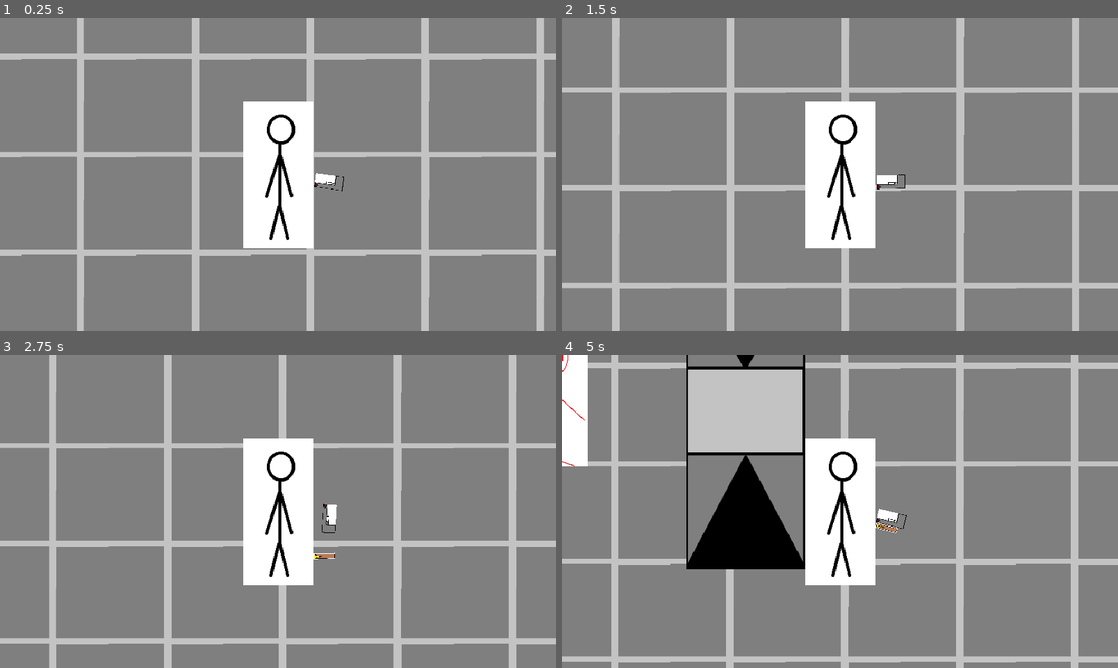
Above: before the commit, frames 1-4 (two rows, left to right).
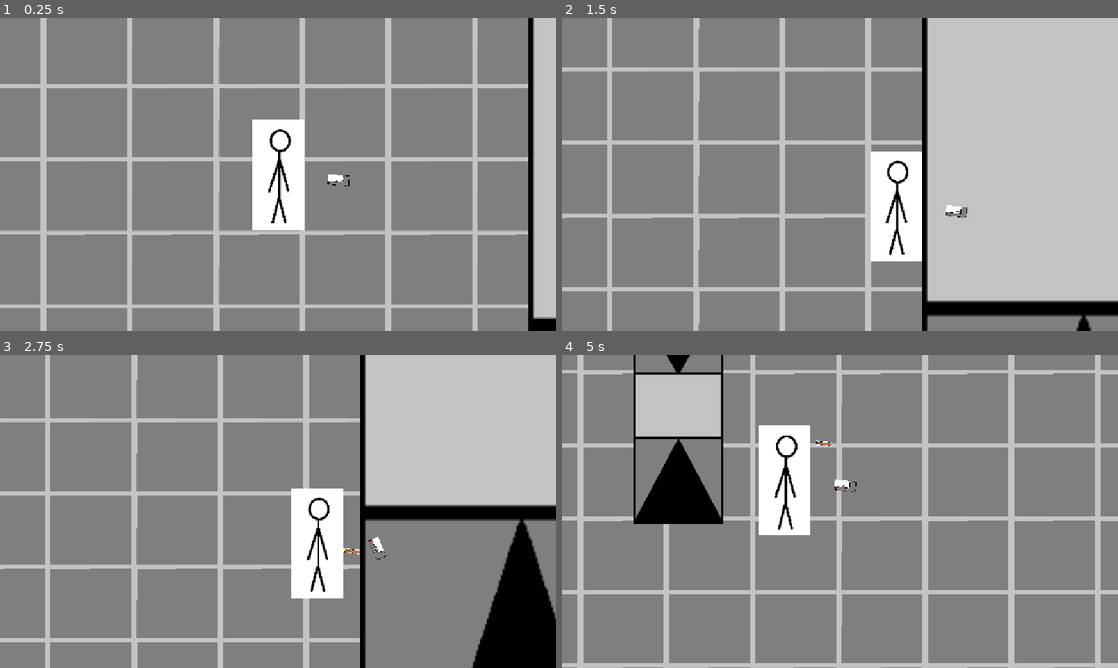
Above: after the commit, the same moments.

Repository: Operr-Omucc/bizo
Game: Godot game, scene res://mundo.tscn
The game is run twice, just before and just after one commit, with the same random seed, the same clock (stepped at 60 frames per second) and the same inputs.
Inputs (mouse positions are in pixels of both pictures, inside the frame that each line leads up to):
- Up to frame 1 (0.25 s): no input
- Up to frame 2 (1.5 s): tap Enter at 0.5 s; move the mouse to (962, 158) at 0.52 s; hold D (Derecha) 0.53-1.28 s; click (962, 158) at 0.6 s; tap Shift (Dash, bound only after the commit) at 0.8, 1.35 s; move the mouse to (728, 190) at 1.27 s; hold S (Abajo) from 1.28 s (still down)
- Up to frame 3 (2.75 s): click (166, 527) at 1.55 s; move the mouse to (333, 442) at 2.02 s; release S (Abajo) at 2.03 s; hold D (Derecha) from 2.03 s (still down); click (333, 442) at 2.1 s; tap Shift (Dash, bound only after the commit) at 2.3 s
- Up to frame 4 (5 s): move the mouse to (812, 574) at 2.77 s; release D (Derecha) at 2.78 s; hold W (Arriba) 2.78-3.53 s; tap Shift (Dash, bound only after the commit) at 2.85, 3.8, 4.35 s; click (812, 574) at 3.05 s; move the mouse to (1006, 558) at 3.52 s; hold A (Izquierda) from 3.53 s (still down); click (1006, 558) at 3.6 s; move the mouse to (673, 464) at 4.27 s; click (673, 464) at 4.55 s

The runs differ from the first frame. In frame 1, 25% of the frame differs, in the area x 0-100%, y 0-100%; in frame 2, 50%; in frame 3, 40%; in frame 4, 41%.

Commit message:
Agrege codigo para dash, muerte de enemigo, etc, revisar comentarios

Diff:
--- a/Escenas/personaje.tscn
+++ b/Escenas/personaje.tscn
@@ -16,3 +16,6 @@
 shape = SubResource("RectangleShape2D_0a5x8")
 
 [node name="Camera2D" type="Camera2D" parent="."]
+scale = Vector2(0.996948, 0.990783)
+drag_horizontal_enabled = true
+drag_vertical_enabled = true
--- a/Scripts/bala.gd
+++ b/Scripts/bala.gd
@@ -4,9 +4,14 @@
 var dir:float
 var speed=2000
 
+#funcion que consigue la posicion y rotacion global + destruye bala si existio por 3 segundos
 func _ready():
 	global_position=pos
 	global_rotation=rota
-func _physics_process(delta):
+	await get_tree().create_timer(3.0).timeout
+	queue_free()
+
+	#funcion que ajusta la velocidad de la bala teniendo en cuenta su rotacion (_physics_process se ejecuta cada frame)
+func _physics_process(_delta):
 	velocity=Vector2(speed,0).rotated(dir)
 	move_and_slide()
--- a/Scripts/enemigo.gd
+++ b/Scripts/enemigo.gd
@@ -1,5 +1,9 @@
 extends CharacterBody2D
 
+#Funcion para eliminar personaje + deteccion de colision con bala
 func _on_area_2d_body_entered(body):
 	if body.name=="Personaje":
 		body.queue_free()
+	elif body.is_in_group("bala"):
+		queue_free()
+		body.queue_free()
--- a/Scripts/personaje.gd
+++ b/Scripts/personaje.gd
@@ -1,6 +1,23 @@
 extends CharacterBody2D
 
+var speed = 500
+var cooldown:bool = true
+
+
+#Movimiento basico
 func _physics_process(_delta):
 	var direccion = Input.get_vector("Izquierda","Derecha","Arriba","Abajo")
-	velocity = direccion * 500
+	velocity = direccion * speed
+	if Input.is_action_just_pressed("Dash") && cooldown:
+		start_dash()
 	move_and_slide()
+
+
+#Funcion de dasheo
+func start_dash():
+		cooldown = false
+		speed = 1500
+		await get_tree().create_timer(0.3).timeout
+		speed = 500
+		await get_tree().create_timer(1.00).timeout
+		cooldown = true
--- a/arma.gd
+++ b/arma.gd
@@ -1,12 +1,17 @@
 extends CharacterBody2D
+#cargar escena de bala
 var bullet_path=preload("res://Escenas/bala.tscn")
+
+#funcion para que el arma mire a la posicion del mouse + revisa si el jugador disparo
 func _physics_process(_delta):
 	look_at(get_global_mouse_position())
-	if Input.is_action_just_pressed("Click"):
+	if Input.is_action_just_pressed("Disparo"):
 		fire()
 
+#funcion de disparo :P
 func fire():
 	var bullet=bullet_path.instantiate()
+	bullet.add_to_group("bala")
 	bullet.dir=rotation
 	bullet.pos=$Node2D.global_position
 	bullet.rota=global_rotation
--- a/mundo.tscn
+++ b/mundo.tscn
@@ -31,7 +31,7 @@
 position = Vector2(518, -9)
 
 [node name="Arma" parent="Reparo-ejeY/Personaje" instance=ExtResource("4_aou4a")]
-position = Vector2(79, 11)
+position = Vector2(125, 11)
 scale = Vector2(0.244753, 0.150435)
 
 [node name="Enemigo" parent="Reparo-ejeY" instance=ExtResource("4_otwa2")]
--- a/project.godot
+++ b/project.godot
@@ -16,8 +16,6 @@
 
 [display]
 
-window/size/viewport_width=864
-window/size/viewport_height=486
 window/stretch/mode="canvas_items"
 
 [input]
@@ -46,9 +44,14 @@
 , Object(InputEventKey,"resource_local_to_scene":false,"resource_name":"","device":-1,"window_id":0,"alt_pressed":false …(186 unchanged characters)…
 ]
 }
-Click={
+Disparo={
 "deadzone": 0.2,
 "events": [Object(InputEventMouseButton,"resource_local_to_scene":false,"resource_name":"","device":-1,"window_id":0,"a …(258 unchanged characters)…
+]
+}
+Dash={
+"deadzone": 0.2,
+"events": [Object(InputEventKey,"resource_local_to_scene":false,"resource_name":"","device":-1,"window_id":0,"alt_pressed":false,"shift_pressed":false,"ctrl_pressed":false,"meta_pressed":false,"pressed":false,"keycode":0,"physical_keycode":4194325,"key_label":0,"unicode":0,"location":0,"echo":false,"script":null)
 ]
 }
 
